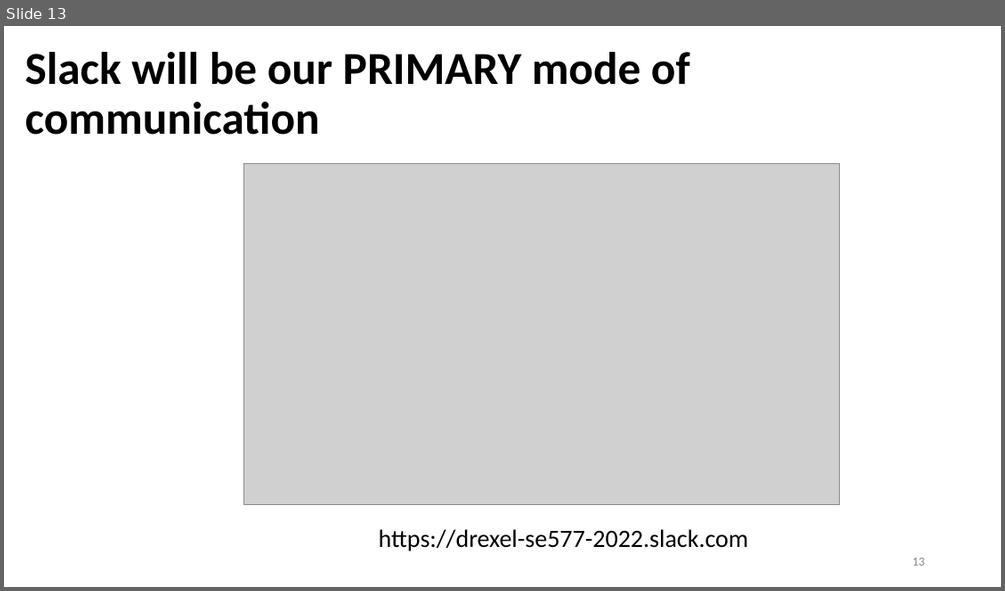
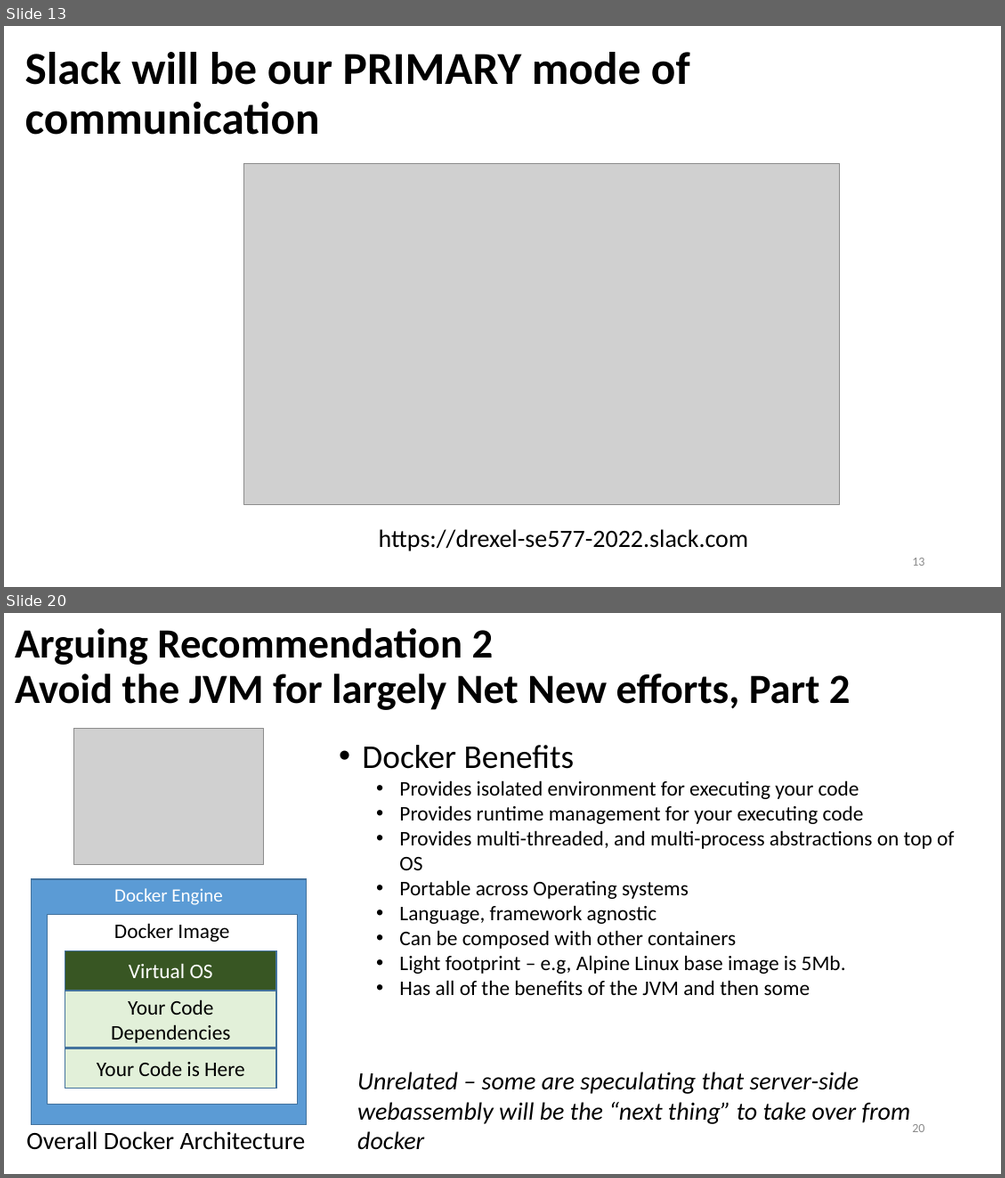
Before and after one commit to ArchitectingSoftware/SE577-SoftwareArchitecture, a slide deck: lectures/Week 1 - Course Overview.pptx. Shown one above the other, each under a label of ours: slide 13 before the commit, slides 13 and 20 after it; the slides between them are not shown. The pictures are 1005x591 and 1005x1178 pixels, drawn with LibreOffice and Linux fonts; fonts in the diff are those of the drawing; grey boxes stand for pictures. Boxes give left, top, right and bottom in pixels: in the first picture for what was removed or moved away, otherwise in the second. Text is boxed around its words. In the diff, an @@ line names an element or a change of style, - is before the commit and + after.

```diff
--- a/lectures/Week 1 - Course Overview.pptx
+++ b/lectures/Week 1 - Course Overview.pptx
@@ slide 20 added at (4, 613, 1001, 1174), background #FFFFFF @@
@@ title added at (15, 628, 850, 710), 40 pt, text #000000, bold @@
+Arguing Recommendation 2
+Avoid the JVM for largely Net New efforts, Part 2
@@ picture added at (73, 728, 264, 864) @@
@@ text added at (362, 745, 954, 995), 20 pt, text #000000 @@
+• Docker Benefits
+  • Provides isolated environment for executing your code
+  • Provides runtime management for your executing code
+  • Provides multi-threaded, and multi-process abstractions on top of OS
+  • Portable across Operating systems
+  • Language, framework agnostic
+  • Can be composed with other containers
+  • Light footprint – e.g, Alpine Linux base image is 5Mb.
+  • Has all of the benefits of the JVM and then some
@@ rectangle added at (31, 879, 306, 1126), fill #5B9BD5, outline #43739E 1 pt, 18 pt, text #FFFFFF @@
+Docker Engine
@@ rectangle added at (47, 915, 297, 1103), fill #FFFFFF, outline #43739E 1 pt, 20 pt, text #000000 @@
+Docker Image
@@ rectangle added at (65, 950, 276, 989), fill #385723, outline #43739E 1 pt, 20 pt, text #FFFFFF @@
+Virtual OS
@@ rectangle added at (65, 990, 276, 1046), fill #E2F0D9, outline #43739E 1 pt, 20 pt, text #000000 @@
+Your Code Dependencies
@@ rectangle added at (65, 1048, 276, 1088), fill #E2F0D9, outline #43739E 1 pt, 20 pt, text #000000 @@
+Your Code is Here
@@ text added at (357, 1071, 911, 1150), 24 pt, text #000000, italic @@
+Unrelated – some are speculating that server-side webassembly will be the “next thing” to take over from docker
@@ text added at (26, 1131, 306, 1150), 24 pt, text #000000 @@
+Overall Docker Architecture
@@ page number added at (912, 1124, 924, 1132), 12 pt, text #8C8C8C @@
+20
```
Also in this commit, not shown: 1 slide changed, 9 other slides added, 4 other files.
